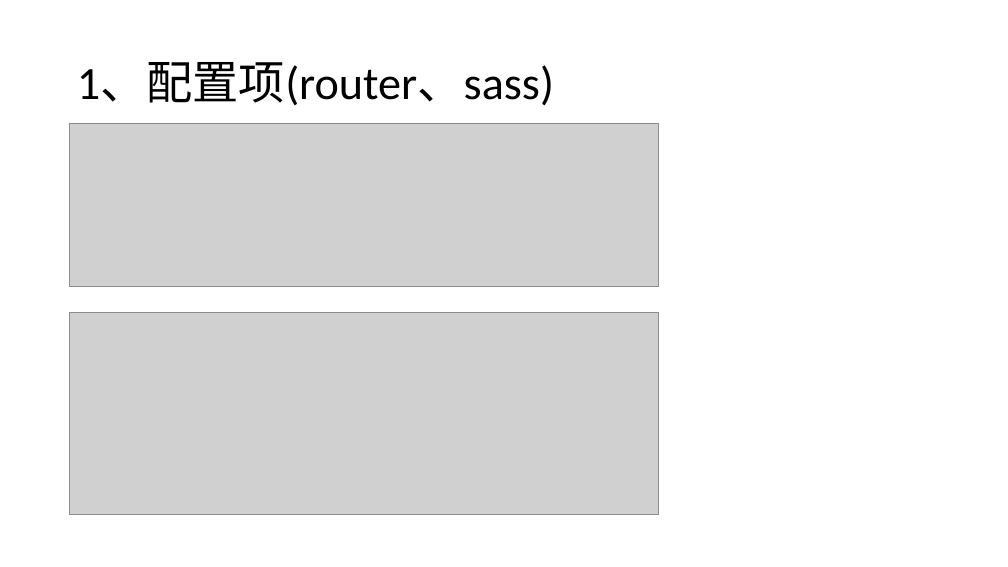
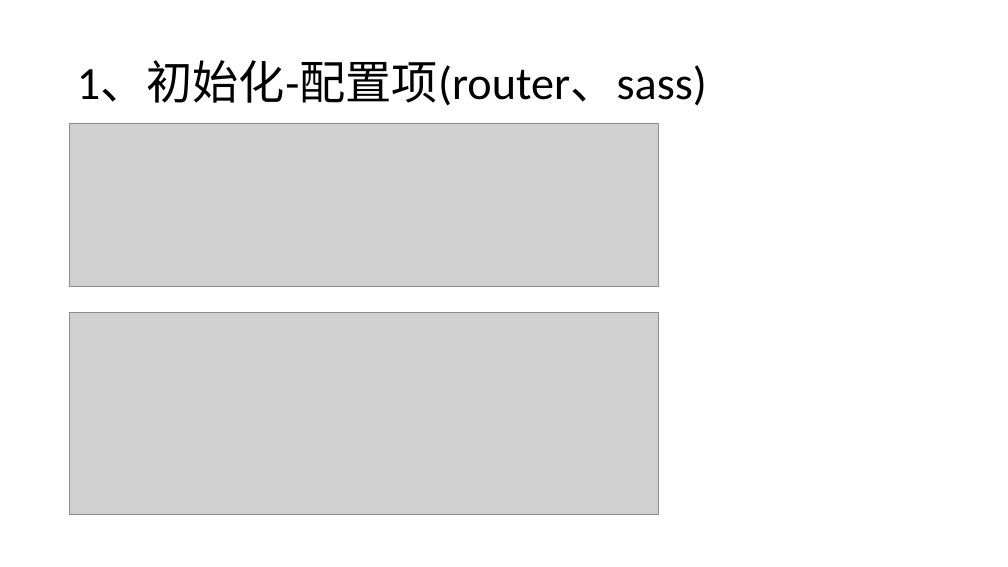
Before and after one commit to liwenxin-jam/vuecli3-starter, a slide deck: slide 4 of doc/vue.pptx. Drawn at 1008x567 pixels with LibreOffice and Linux fonts; fonts in the diff are those of the drawing; grey boxes stand for pictures. Boxes give left, top, right and bottom in pixels: in the first picture for what was removed or moved away, otherwise in the second. Text is boxed around its words. In the diff, an @@ line names an element or a change of style, - is before the commit and + after.

```diff
--- a/doc/vue.pptx
+++ b/doc/vue.pptx
@@ title at (x1=77, y1=61, x2=707, y2=106): text changed @@
-1、配置项(router、sass)
+1、初始化-配置项(router、sass)
```
Also in this commit, not shown: 16 other slides changed, 2 slides added, 1 slide removed, 1 other file.
